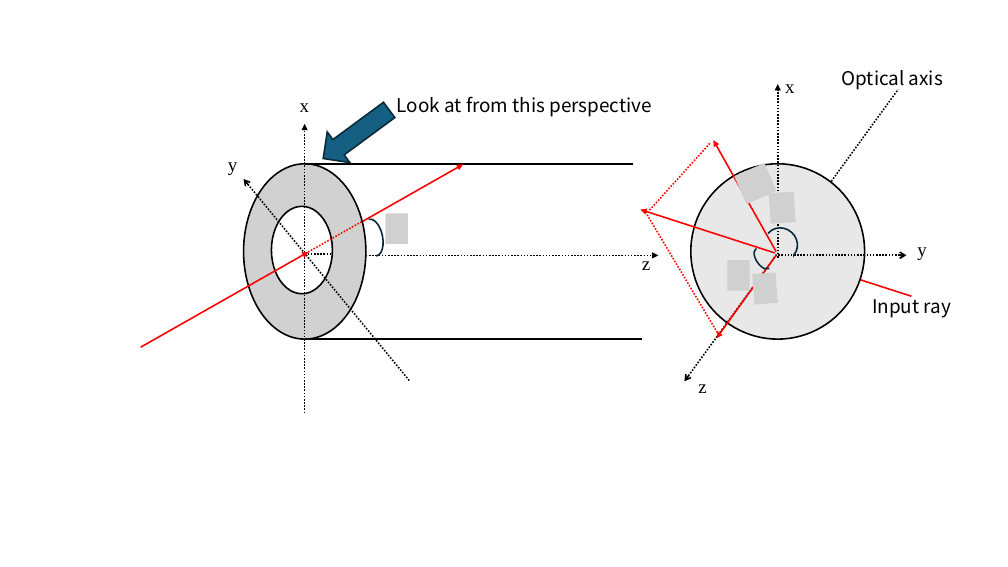
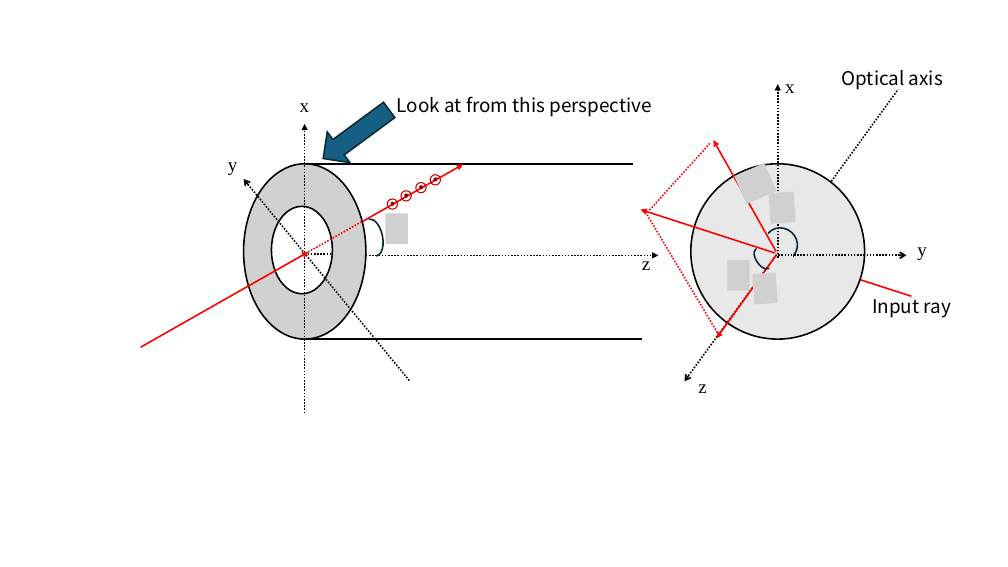
Before and after one commit to z-labo/optics, a slide deck: slide 12 of Materials.pptx. Drawn at 1008x567 pixels with LibreOffice and Linux fonts; fonts in the diff are those of the drawing; grey boxes stand for pictures. Boxes give left, top, right and bottom in pixels: in the first picture for what was removed or moved away, otherwise in the second. Text is boxed around its words. In the diff, an @@ line names an element or a change of style, - is before the commit and + after.

```diff
--- a/Materials.pptx
+++ b/Materials.pptx
@@ ellipse added at (430, 175, 441, 185), outline #C00000 1 pt @@
@@ ellipse added at (434, 178, 437, 181), fill #000000, outline #C00000 1 pt @@
@@ ellipse added at (387, 199, 398, 209), outline #C00000 1 pt @@
@@ ellipse added at (391, 202, 394, 205), fill #000000, outline #C00000 1 pt @@
@@ ellipse added at (401, 191, 411, 201), outline #C00000 1 pt @@
@@ ellipse added at (405, 194, 408, 197), fill #000000, outline #C00000 1 pt @@
@@ ellipse added at (416, 182, 426, 193), outline #C00000 1 pt @@
@@ ellipse added at (420, 186, 423, 189), fill #000000, outline #C00000 1 pt @@
```
Also in this commit, not shown: 1 slide added, 2 other files.
